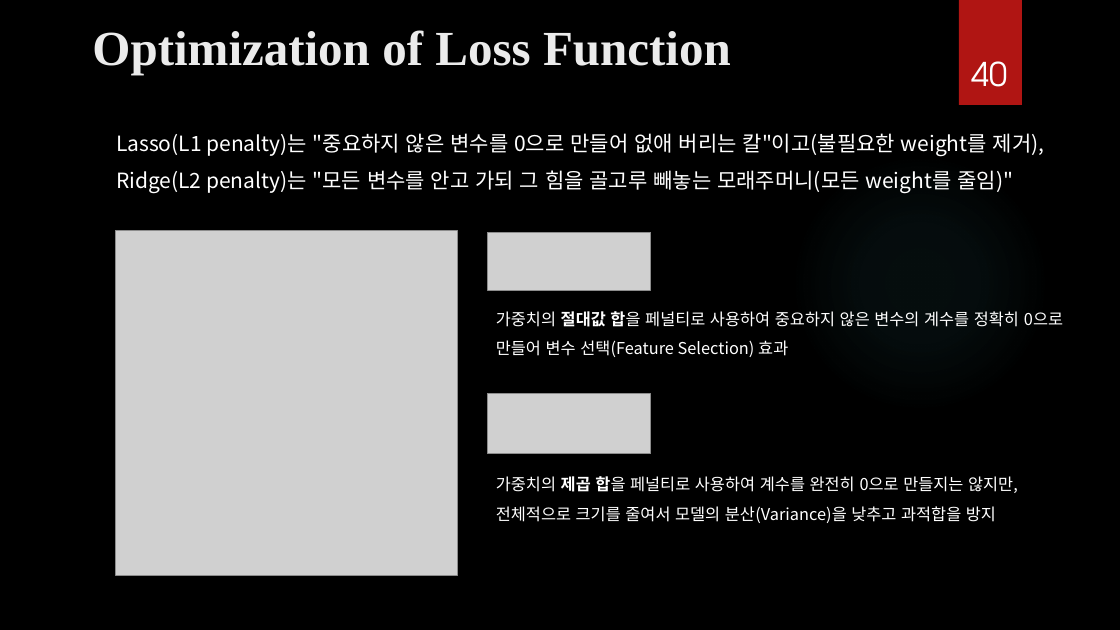
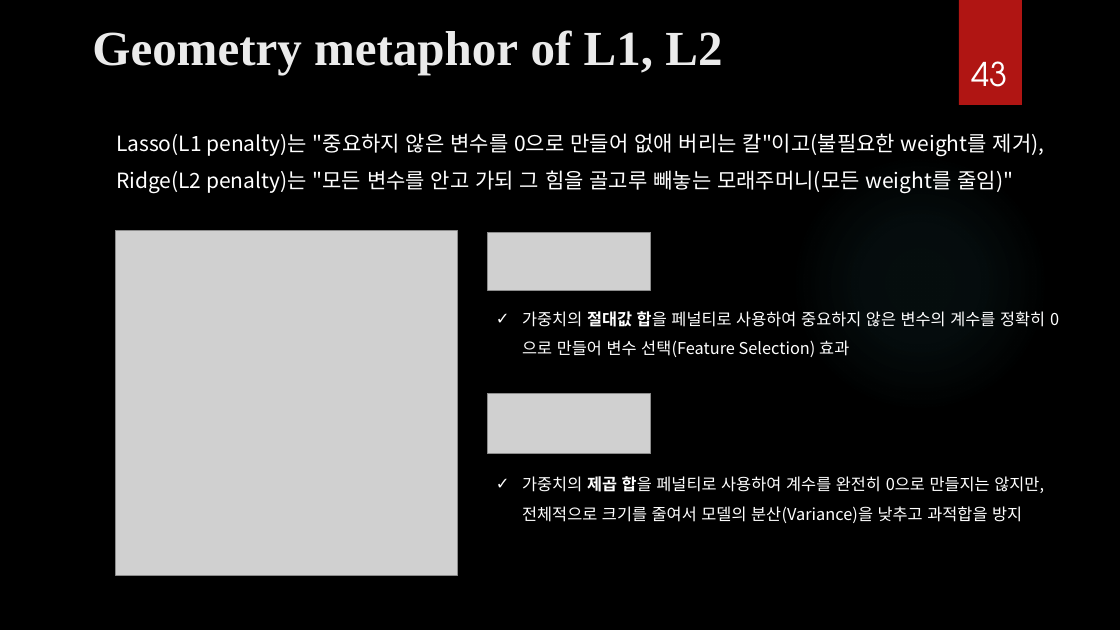
Before and after one commit to ancestor9/mathematics-for-machine-learning, a slide deck: slide 43 of Calculus/Modeling_Simulation_1.pptx (slide 40 before the commit). Drawn at 1120x630 pixels with LibreOffice and Linux fonts; fonts in the diff are those of the drawing; grey boxes stand for pictures; background and template pictures are left out. Boxes give left, top, right and bottom in pixels: in the first picture for what was removed or moved away, otherwise in the second. Text is boxed around its words. In the diff, an @@ line names an element or a change of style, - is before the commit and + after.

```diff
--- a/Calculus/Modeling_Simulation_1.pptx
+++ b/Calculus/Modeling_Simulation_1.pptx
@@ title at bbox=[92, 30, 722, 75]: text changed @@
-Optimization of Loss Function
+Geometry metaphor of L1, L2
@@ page number at bbox=[971, 61, 1007, 87]: text changed @@
-40
+43
@@ text "가중치의 절대값 합을 페널티로 사용하여 ..." at bbox=[522, 311, 1045, 357]: bullet none to ✓ @@
@@ text "가중치의 제곱 합을 페널티로 사용하여 ..." at bbox=[522, 476, 1044, 523]: bullet none to ✓ @@
```
Also in this commit, not shown: 7 other slides changed, 2 slides added.
